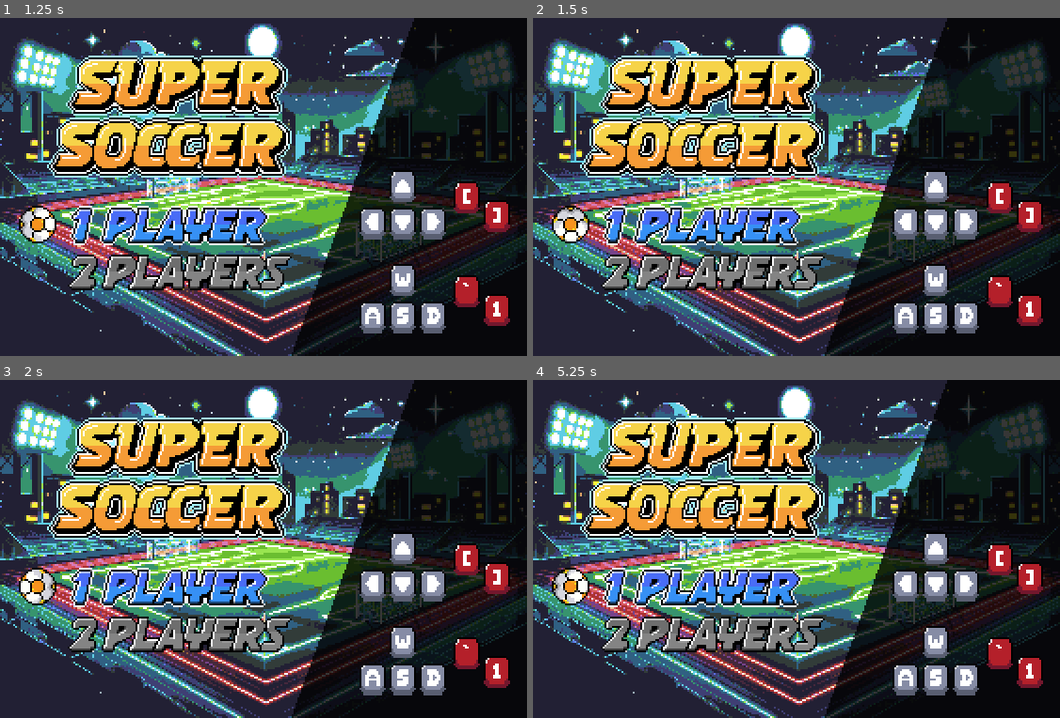
Above: before the commit, frames 1-4 (two rows, left to right).
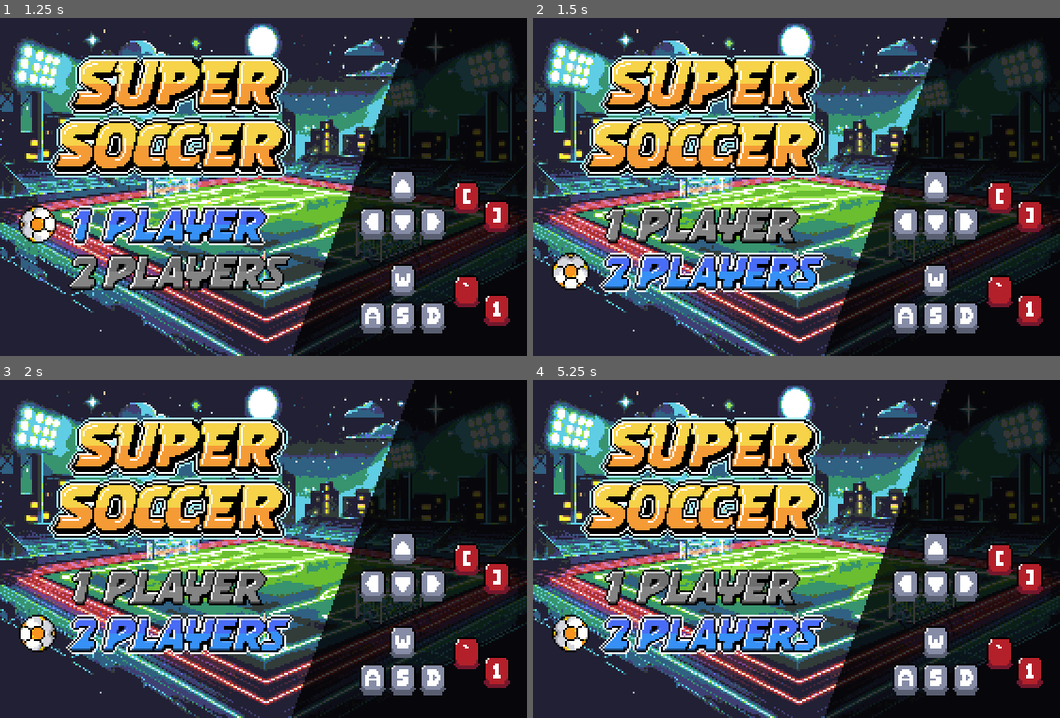
Above: after the commit, the same moments.

Repository: Weird726/soccer-course
Game: Godot game, scene res://scenes/screens/main_menu/main_menu_screen.tscn
Two runs of this game, one before a commit and one after it. Both use one fixed random seed, a clock stepped at 60 frames per second and the inputs below. This scene is started directly instead of the project's main scene.
Inputs:
- Up to frame 1 (1.25 s): hold D (p1_right) from 0.53 s (still down); tap J (p1_pass) at 0.6 s
- Up to frame 2 (1.5 s): release D (p1_right) at 1.28 s; hold S (p1_down) from 1.28 s (still down); tap K (p1_shoot) at 1.35 s
- Up to frame 3 (2 s): keep holding S (p1_down)
- Up to frame 4 (5.25 s): tap Enter at 2 s; release S (p1_down) at 2.03 s; hold D (p1_right) 2.03-2.78 s; tap Down (p2_down) at 2.1 s; hold W (p1_up) 2.78-3.53 s; tap Left (p2_left) at 2.85 s; hold A (p1_left) 3.53-5.03 s; tap Keypad 1 (p2_pass) at 3.6 s; tap Right (p2_right) at 4.35 s; tap Space at 5 s; hold S (p1_down) from 5.03 s (still down); tap Keypad 2 (p2_shoot) at 5.1 s

Frame 1 is identical in both runs. In frame 2, 6.4% of the frame differs, in the area x 3-56%, y 55-82%; in frame 3, 6.4%; in frame 4, 6.4%.

Commit message:
added main menu logic

Diff:
--- a/scenes/characters/player.gd
+++ b/scenes/characters/player.gd
@@ -12,9 +12,6 @@
 	ControlScheme.P1: preload("res://assets/art/props/1p.png"),
 	ControlScheme.P2: preload("res://assets/art/props/2p.png"),
 }
-
-#添加一个常量，只列出国家名单,它将是一个数组类型
-const COUNTRIES := ["DEFAULT", "FRANCE", "ARGENTINA", "BRAZIL", "ENGLAND", "GERMANY", "ITALY", "SPAIN", "USA"]
 #重力常量
 const GRAVITY := 8.0
 #设置一个步行记忆阈值常量
@@ -117,10 +114,12 @@
 func set_shader_properties() -> void:
 	#调用玩家精灵并且影响材质,此处还要一个设置着色器的方法 国家
 	player_sprite.material.set_shader_parameter("skin_color", skin_color)
+	#从数据加载器获取国家列表
+	var countries := DataLoader.get_countries()
 	#选择国家的颜色,实际调用查找方法(如果期间数据出现错误将返回-1)
-	var country_color := COUNTRIES.find(country)
+	var country_color := countries.find(country)
 	#国家的颜色生成限制在一个数之间
-	country_color = clampi(country_color, 0, COUNTRIES.size() - 1)
+	country_color = clampi(country_color, 0, countries.size() - 1)
 	#调用玩家精灵并且影响材质,此处还要一个设置着色器的方法 队伍
 	player_sprite.material.set_shader_parameter("team_color", country_color)
 
--- /dev/null
+++ b/scenes/screens/main_menu/main_menu_screen.gd
@@ -0,0 +1,67 @@
+class_name MainMenuScreen
+extends Control
+
+#菜单纹理常量,这是个多维数组
+const MENU_TEXTURES := [
+	[preload("res://assets/art/ui/mainmenu/1-player.png"), preload("res://assets/art/ui/mainmenu/1-player-selected.png")],
+	[preload("res://assets/art/ui/mainmenu/2-players.png"), preload("res://assets/art/ui/mainmenu/2-players-selected.png")]
+	]
+
+#创建节点引用，声明未就绪变量(单人模式纹理和双人模式纹理)
+@onready var selectable_menu_nodes : Array[TextureRect] = [%SinglePlayerTexture,%TwoPlayersTexture]
+#未就绪变量跟踪选择图标
+@onready var selection_icon : TextureRect = %SelectionIcon
+
+#跟踪当前索引,玩家正在选择的索引
+var current_selected_index := 0
+#是否启动活跃状态变量
+var is_active := false
+
+func _ready() -> void:
+	#直接调用方法
+	refresh_ui()
+
+func _process(_delta: float) -> void:
+	#每当处理场景要确保当前场景处于激活状态
+	if is_active:
+		#检查是否按下了上键或下键
+		if KeyUtils.is_action_just_pressed(Player.ControlScheme.P1, KeyUtils.Action.UP):
+			change_selected_index(current_selected_index - 1)
+		elif KeyUtils.is_action_just_pressed(Player.ControlScheme.P1, KeyUtils.Action.DOWN):
+			change_selected_index(current_selected_index + 1)
+		elif KeyUtils.is_action_just_pressed(Player.ControlScheme.P1, KeyUtils.Action.SHOOT):
+			submit_selection()
+
+#每次选择改变时都会调用这个方法
+func refresh_ui() -> void:
+	#用循环实现功能
+	for i in range(selectable_menu_nodes.size()):
+		#检查当前索引是否等于i
+		if current_selected_index == i:
+			#如果是将设置为准备的多个纹理
+			selectable_menu_nodes[i].texture = MENU_TEXTURES[i][1]
+			#选择图标并向左位移25像素
+			selection_icon.position = selectable_menu_nodes[i].position + Vector2.LEFT * 25
+		else:
+			selectable_menu_nodes[i].texture = MENU_TEXTURES[i][0]
+
+func change_selected_index(new_index) -> void:
+	#确保选中索引保持在0和可选项目数量之间
+	current_selected_index = clamp(new_index, 0, selectable_menu_nodes.size() - 1)
+	#播放一个音效
+	SoundPlayer.play(SoundPlayer.Sound.UI_NAV)
+	refresh_ui()
+
+func submit_selection() -> void:
+	#播放选择音效
+	SoundPlayer.play(SoundPlayer.Sound.UI_SELECT)
+	#选择列表中的第一个国家
+	var country_default := DataLoader.get_countries()[1]
+	var player_two := "" if current_selected_index == 0 else country_default
+	GameManager.player_setup = [country_default, player_two]
+
+#回调函数
+func on_set_active() -> void:
+	refresh_ui()
+	#从动画中调用这个函数
+	is_active = true
--- a/scenes/screens/main_menu/main_menu_screen.tscn
+++ b/scenes/screens/main_menu/main_menu_screen.tscn
@@ -1,5 +1,6 @@
-[gd_scene load_steps=15 format=3 uid="uid://bf6ox0ikuj04p"]
-
+[gd_scene load_steps=16 format=3 uid="uid://bf6ox0ikuj04p"]
+
+[ext_resource type="Script" uid="uid://c286yg7f8nu6p" path="res://scenes/screens/main_menu/main_menu_screen.gd" id="1_ai35v"]
 [ext_resource type="Texture2D" uid="uid://btm8s11lcbkpd" path="res://assets/art/ui/mainmenu/menu-background.png" id="1_vkt5c"]
 [ext_resource type="Texture2D" uid="uid://bm1e3jay61p2b" path="res://assets/art/ui/mainmenu/title.png" id="2_mf2mp"]
 [ext_resource type="Texture2D" uid="uid://djpbtf03f5ub3" path="res://assets/art/ui/mainmenu/menu-mask.png" id="3_lk734"]
@@ -96,6 +97,20 @@
 "transitions": PackedFloat32Array(1, 1),
 "update": 0,
 "values": [Color(1, 1, 1, 0), Color(1, 1, 1, 1)]
+}
+tracks/7/type = "method"
+tracks/7/imported = false
+tracks/7/enabled = true
+tracks/7/path = NodePath(".")
+tracks/7/interp = 1
+tracks/7/loop_wrap = true
+tracks/7/keys = {
+"times": PackedFloat32Array(1.2),
+"transitions": PackedFloat32Array(1),
+"values": [{
+"args": [],
+"method": &"on_set_active"
+}]
 }
 
 [sub_resource type="Animation" id="Animation_1h8ap"]
@@ -237,6 +252,7 @@
 anchor_bottom = 1.0
 grow_horizontal = 2
 grow_vertical = 2
+script = ExtResource("1_ai35v")
 
 [node name="Background" type="TextureRect" parent="."]
 layout_mode = 0
@@ -294,6 +310,7 @@
 texture = ExtResource("5_nrkp1")
 
 [node name="SinglePlayerTexture" type="TextureRect" parent="Background"]
+unique_name_in_owner = true
 layout_mode = 1
 offset_left = 35.0
 offset_top = 100.0
@@ -303,6 +320,7 @@
 stretch_mode = 2
 
 [node name="TwoPlayersTexture" type="TextureRect" parent="Background"]
+unique_name_in_owner = true
 layout_mode = 1
 offset_left = 35.0
 offset_top = 125.0
@@ -312,6 +330,7 @@
 stretch_mode = 2
 
 [node name="SelectionIcon" type="TextureRect" parent="Background"]
+unique_name_in_owner = true
 layout_mode = 0
 offset_left = 10.0
 offset_top = 100.0
--- a/utils/data_loader.gd
+++ b/utils/data_loader.gd
@@ -1,5 +1,7 @@
 extends Node
 
+#加载国家数据的变量引用
+var countries : Array[String] = ["DEFAULT"]
 #此变量包含所有玩家变量数据：使用的是字典{字符串国家名字，值是玩家的列表，
 var squads : Dictionary[String, Array]
 
@@ -22,6 +24,7 @@
 	for team in json.data:
 		#解析第一个字典的两个键
 		var country_name := team["country"] as String
+		countries.append(country_name)
 		var players := team["players"] as Array
 		#检查一下是否已经有了顶级条目那个键
 		if not squads.has(country_name):
@@ -51,3 +54,7 @@
 		return squads[country]
 	#判断用于如果文件不存在，抛出一个错误,返回一个空数组
 	return []
+
+#此方法用于访问国家列表
+func get_countries() -> Array[String]:
+	return countries
Not shown, added: scenes/screens/main_menu/main_menu_screen.gd.uid
